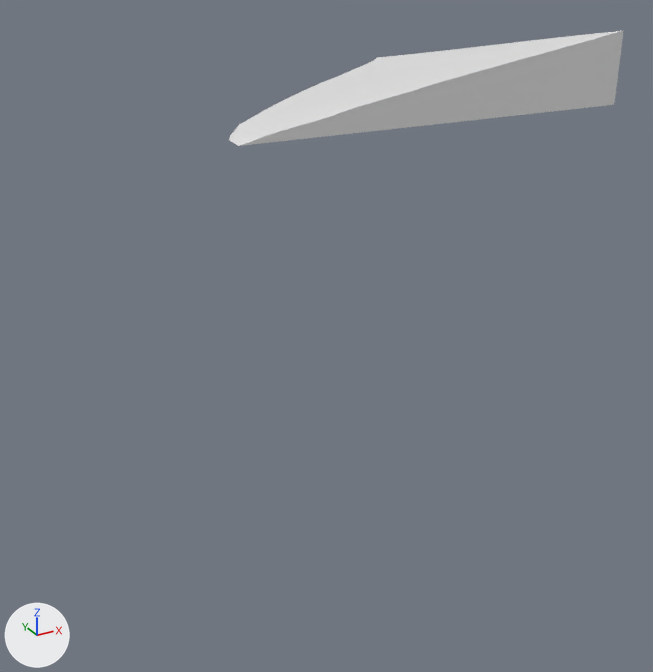
Two versions of the glTF model assets/terrain/surface_pieces/surf_7_23.glb, one commit apart.
Before and after are seen from a 50 mm camera at (-77.29, -17.01, -28.41) aimed at (-72.33, -7.99, -32.92). Lighting does not change. The marker at lower left points along +X, +Y and +Z. The picture after the commit comes second. Where no turn or scale is listed for an object, it has been applied to the vertices.

The first picture shows 'geometry_0'.
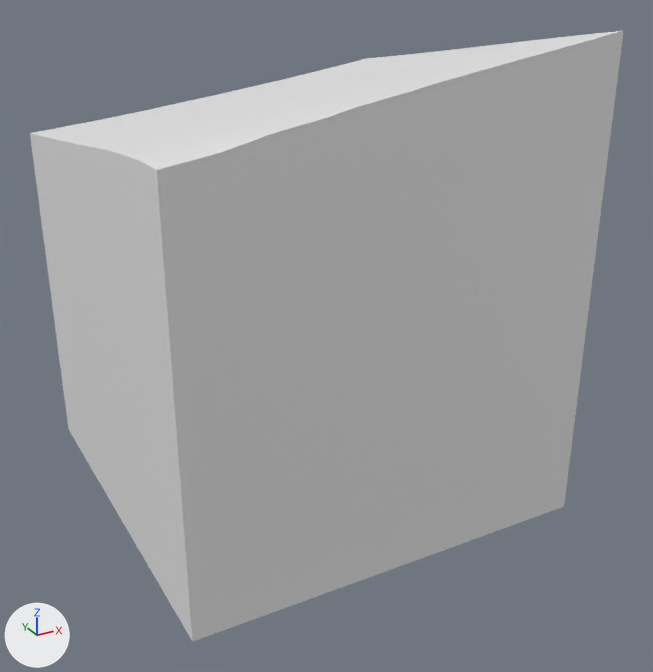
What the commit changed:
me_geometry_0 is used by ob_geometry_0; location (0.0, 0.0, 0.0).
me_geometry_0 had 59 vertices, 114 faces and spanned x -74.27..-70.0, y -10.0..-5.3, z -30.0..-29.26.
me_geometry_0 now has 87 vertices, 170 faces and spans x -75.0..-70.0, y -10.0..-5.0, z -35.0..-29.26.
Part 1, on me_geometry_0:
17 vertices are removed from x -74.27..-70.0, y -10.0..-5.3, z -30.0.
65 faces are deleted.
4 vertices move from x -74.25..-71.37, y -9.73..-6.64, z -30.0 to x -74.45..-71.46, y -10.0..-6.55, z -30.04..-30.01.
45 vertices are added at x -75.0..-70.0, y -10.0..-5.0, z -35.0..-30.04.
121 new faces join them.

What differs and where, as boxes [x1, y1, x2, y2] in the pictures (653 x 672 px):
'geometry_0', reshaped (50% wider, 428% taller): before [229, 31, 623, 146]; after [30, 31, 623, 642]
